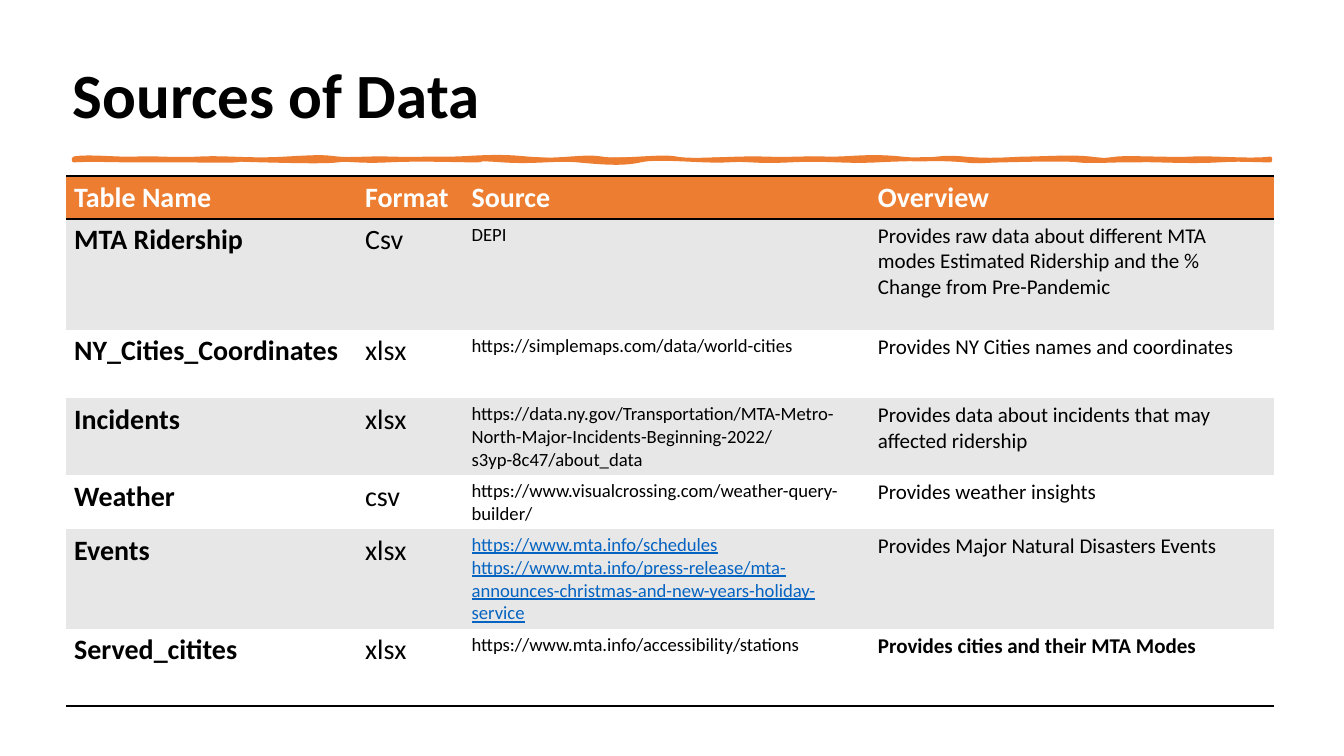
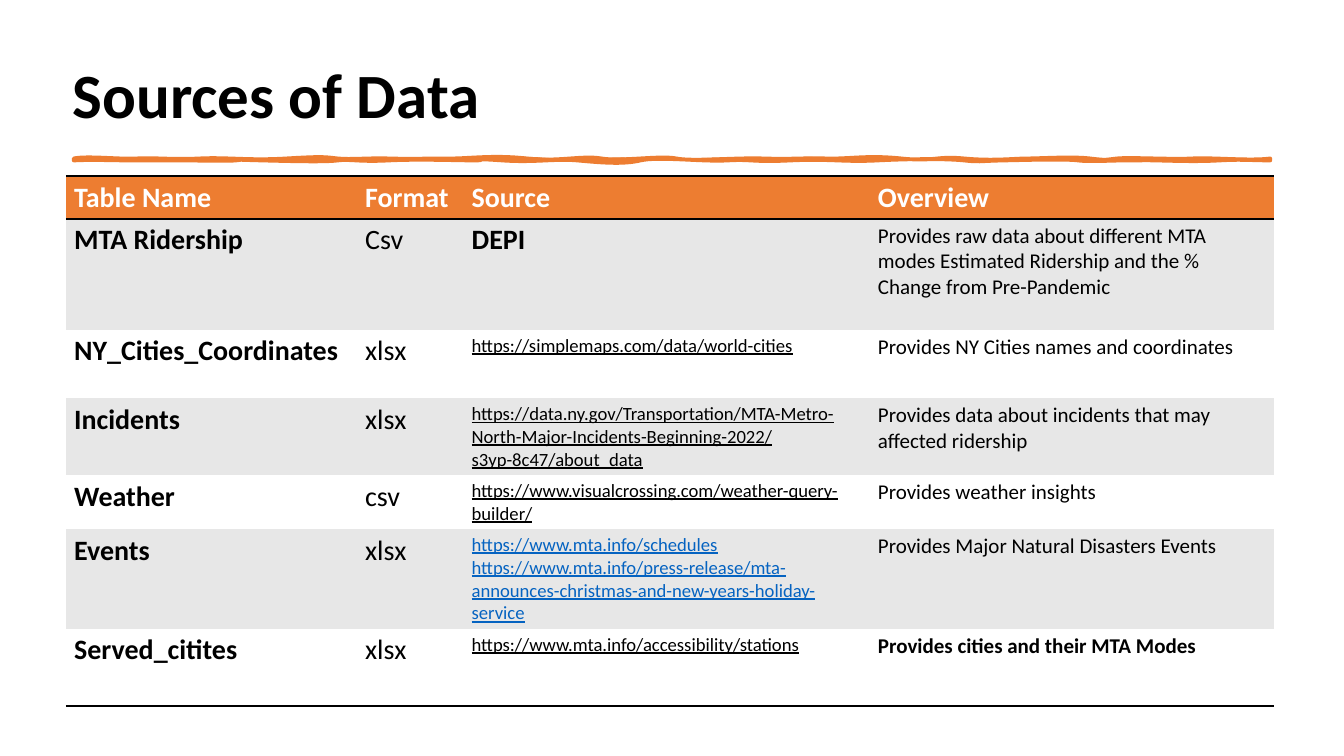
Before and after one commit to Depi-Power-BI-Specialist-G3/Team-3-Power-BI-graduation-project, a slide deck: slide 5 of MTA-Ridership-Analysis-Project (5).pptx. Drawn at 1344x756 pixels with LibreOffice and Linux fonts; fonts in the diff are those of the drawing; background and template pictures are left out. Boxes give left, top, right and bottom in pixels: in the first picture for what was removed or moved away, otherwise in the second. Text is boxed around its words. In the diff, an @@ line names an element or a change of style, - is before the commit and + after.

```diff
--- a/MTA-Ridership-Analysis-Project (5).pptx
+++ b/MTA-Ridership-Analysis-Project (5).pptx
@@ table at (66, 176, 1273, 699) @@
@@ size 16 to 24 pt, bold on in "DEPI" @@
@@ underline on in "https://simplemaps.com/data/world-cities", "https://data.ny.gov/Transportation/MTA-Metro-North-Major-Inc ...", "https://www.visualcrossing.com/weather-query-builder/", "https://www.mta.info/accessibility/stations" @@
```
Also in this commit, not shown: 5 other slides changed.
